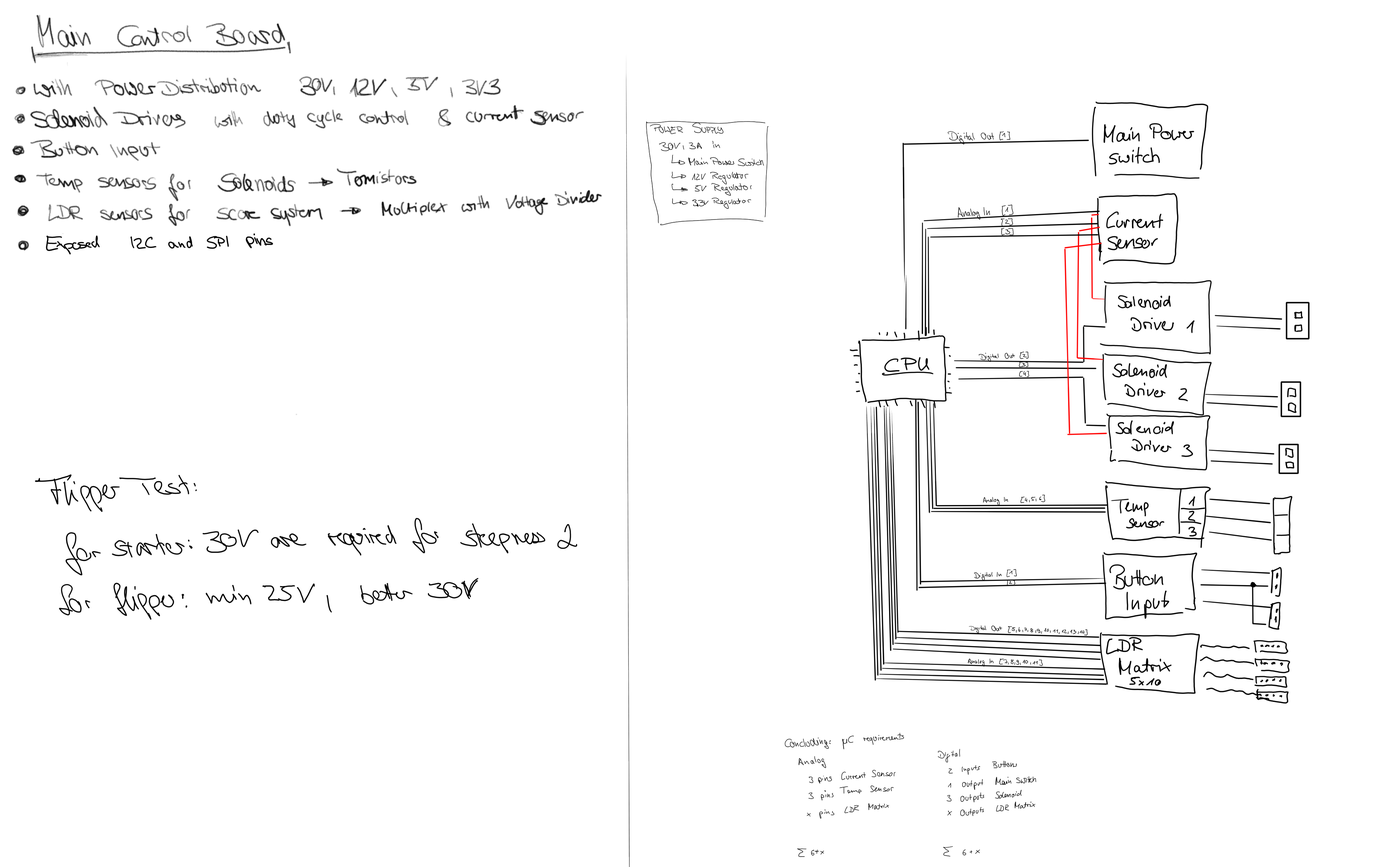
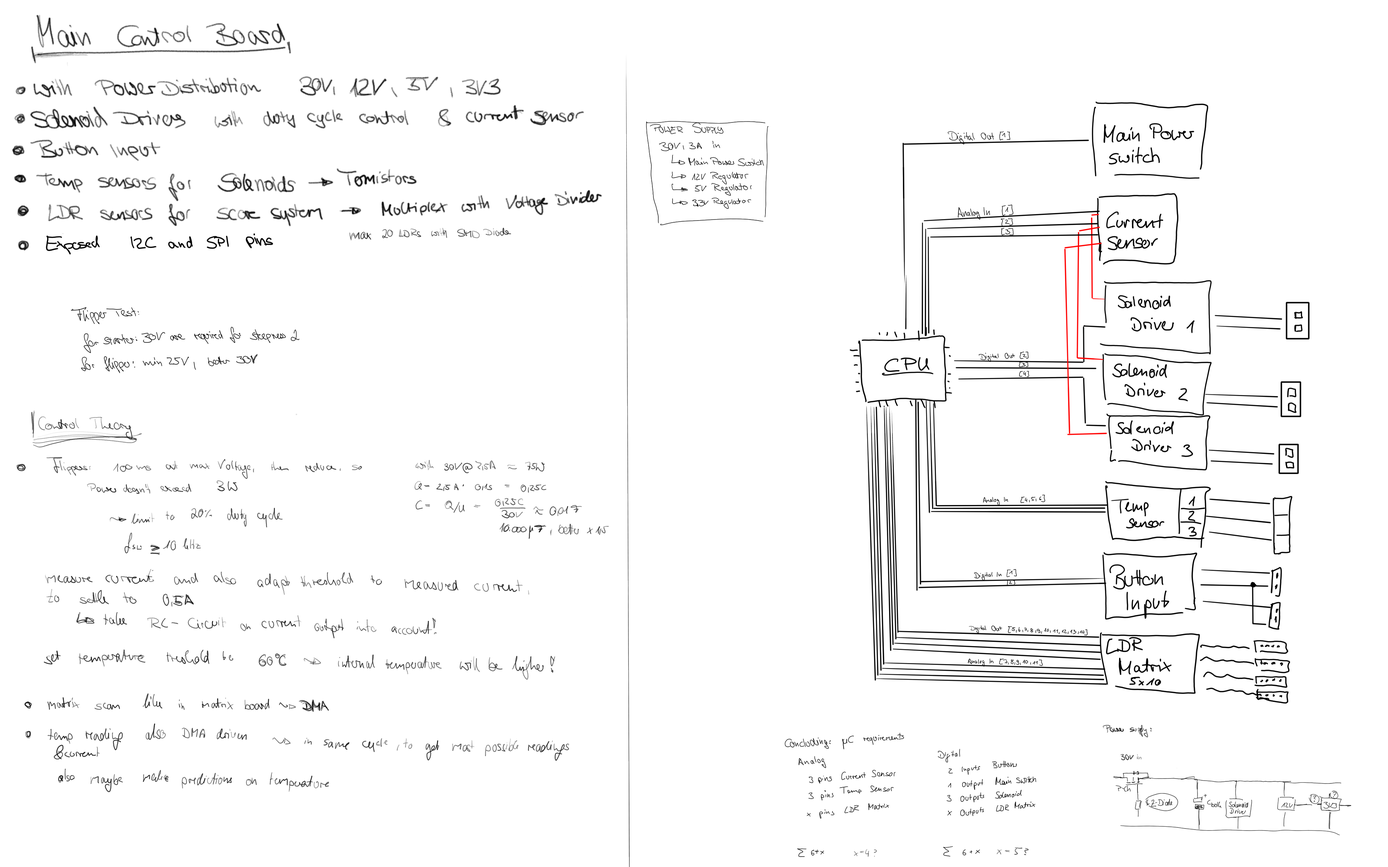
Layer changes from the first (1388, 867) image to the second:
painted on "Paint Layer 1" over [16, 227, 1351, 858]
